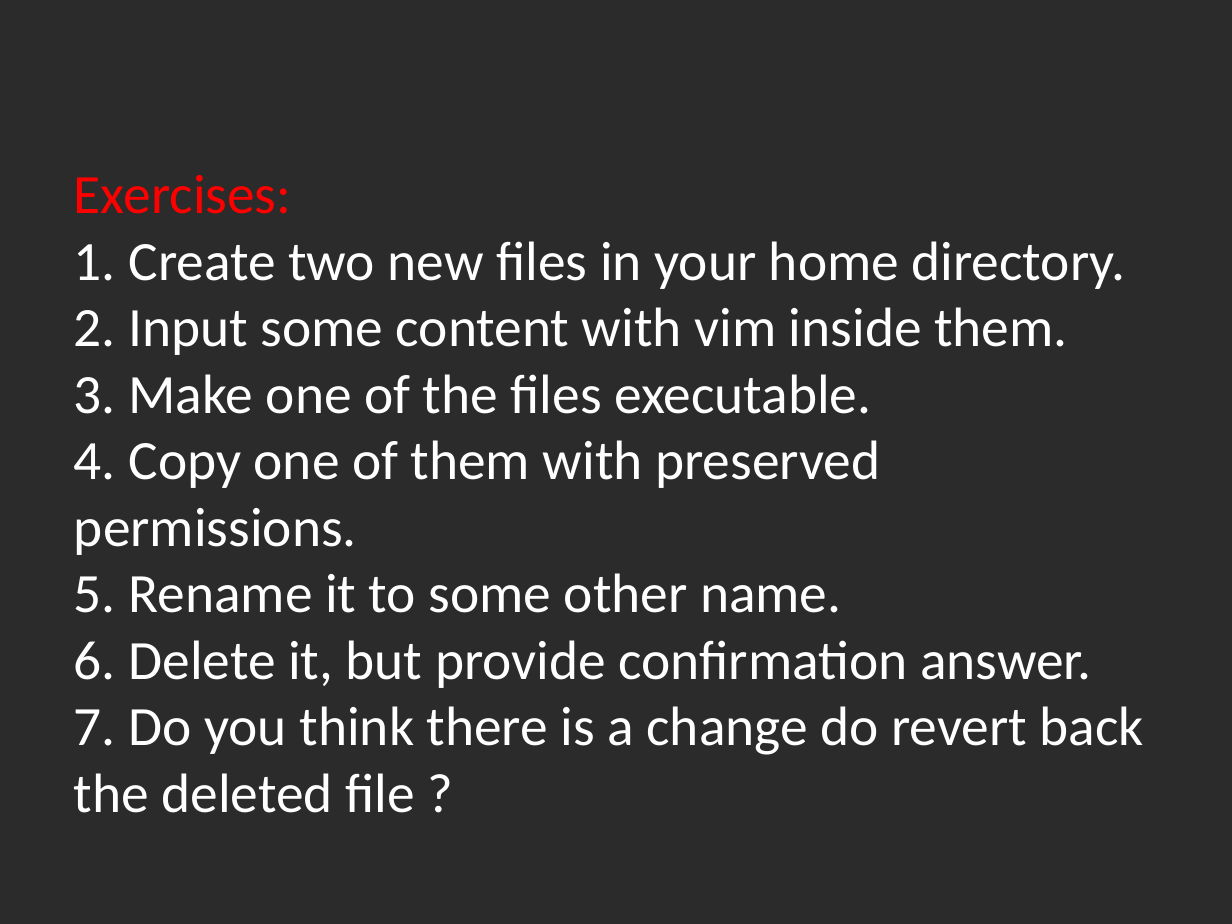
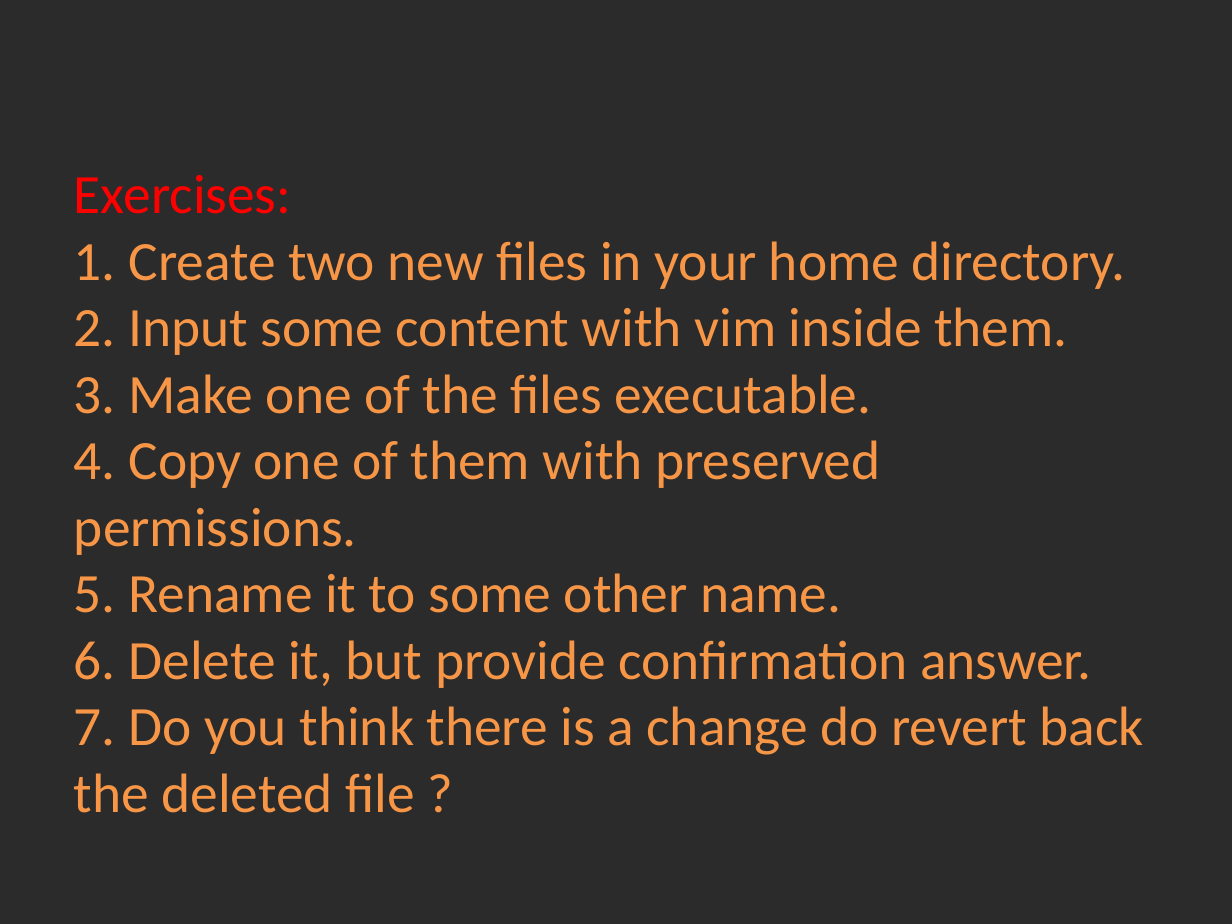
Before and after one commit to Academy-Soft-Intellect/Linux-Course, a slide deck: slide 4 of 3.FileSystem/03-FileSystem.pptx. Drawn at 1232x924 pixels with LibreOffice and Linux fonts; fonts in the diff are those of the drawing; background and template pictures are left out; a plain dark background stands for a picture behind light text. Boxes give left, top, right and bottom in pixels: in the first picture for what was removed or moved away, otherwise in the second. Text is boxed around its words. In the diff, an @@ line names an element or a change of style, - is before the commit and + after.

```diff
--- a/3.FileSystem/03-FileSystem.pptx
+++ b/3.FileSystem/03-FileSystem.pptx
@@ title "Exercises: 1. Create two new ..." at (74, 175, 1144, 813): text colour #FFFFFF to #F79646 @@
```
Also in this commit, not shown: 7 other slides changed, 3 other files.
